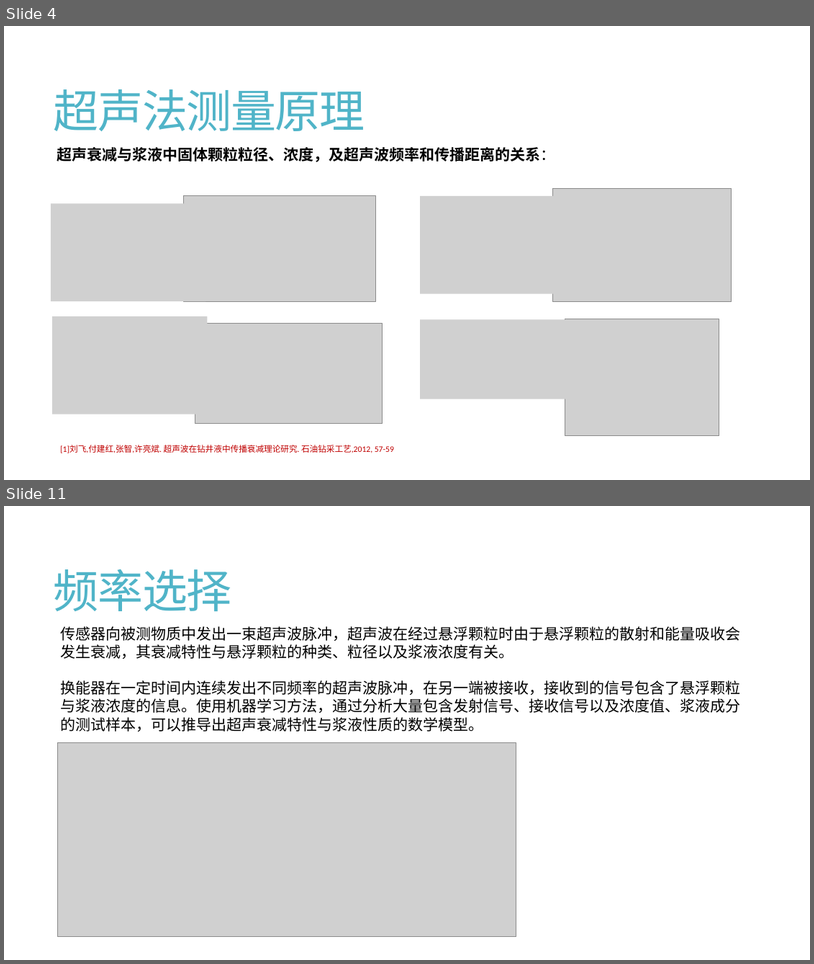
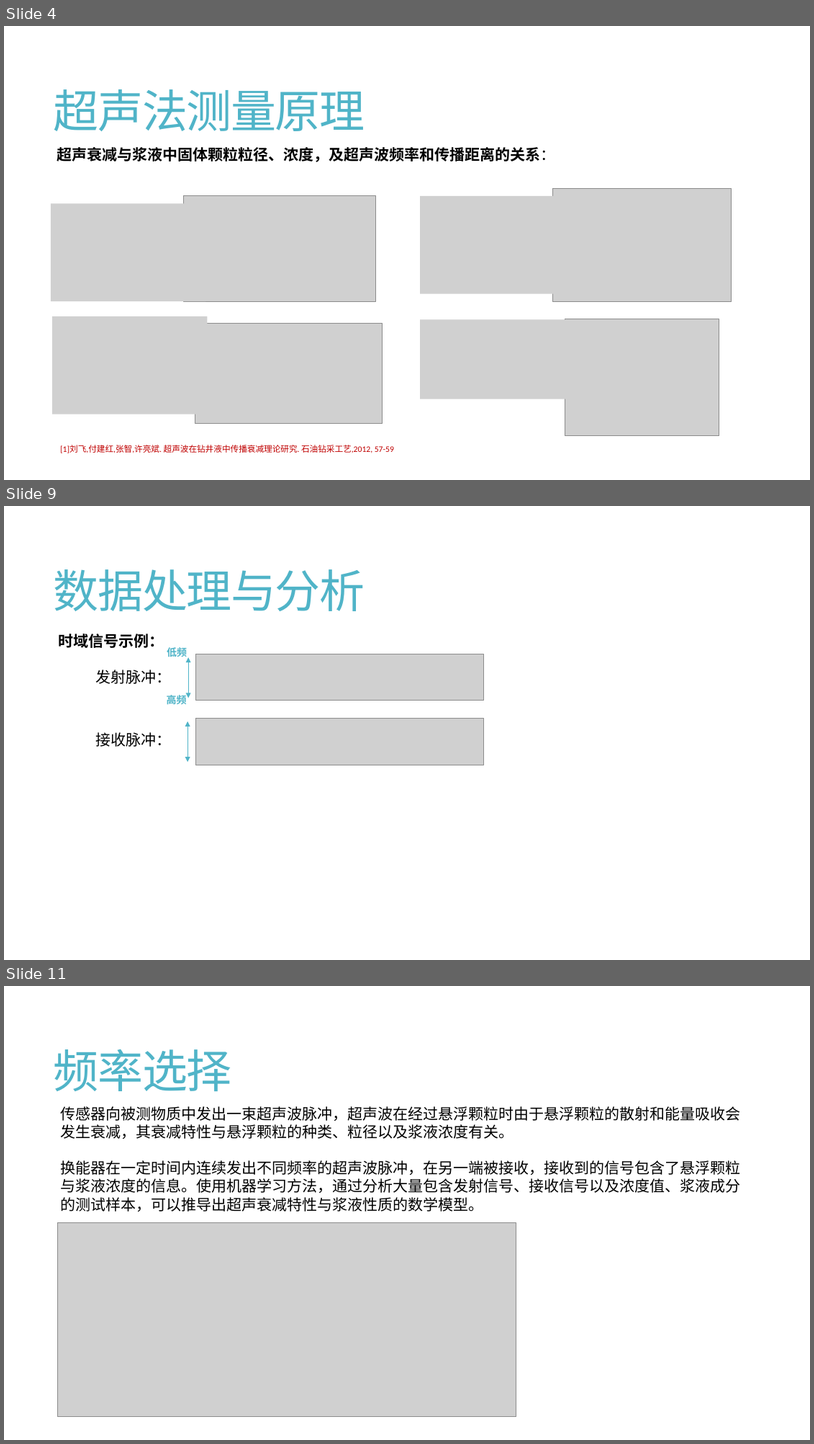
Before and after one commit to Travis-MA/UltrasonicConcMeter, a slide deck: 机器学习超声波浓度计.pptx. Shown one above the other, each under a label of ours: slides 4 and 11 before the commit, slides 4, 9 and 11 after it; the slides between them are not shown. The pictures are 814x964 and 814x1444 pixels, drawn with LibreOffice and Linux fonts; fonts in the diff are those of the drawing; grey boxes stand for pictures. Boxes give left, top, right and bottom in pixels: in the first picture for what was removed or moved away, otherwise in the second. Text is boxed around its words. In the diff, an @@ line names an element or a change of style, - is before the commit and + after.

```diff
--- a/机器学习超声波浓度计.pptx
+++ b/机器学习超声波浓度计.pptx
@@ slide 9 added at box(4, 506, 810, 960), background #FFFFFF @@
@@ title added at box(54, 569, 365, 611), 54 pt, text #50B4C8 @@
+数据处理与分析
@@ text added at box(58, 633, 164, 648), 18 pt, text #000000, bold @@
+时域信号示例：
@@ text added at box(167, 647, 187, 656), 12 pt, text #50B4C8, bold @@
+低频
@@ picture added at box(196, 654, 484, 700) @@
@@ text added at box(96, 669, 172, 684), 18 pt, text #000000 @@
+发射脉冲：
@@ double arrow added from (188, 657) to (188, 698), #50B4C8 0.75 pt @@
@@ text added at box(167, 693, 187, 706), 12 pt, text #50B4C8, bold @@
+高频
@@ double arrow added from (188, 721) to (188, 762), #50B4C8 0.75 pt @@
@@ picture added at box(196, 718, 484, 765) @@
@@ text added at box(96, 732, 172, 746), 18 pt, text #000000 @@
+接收脉冲：
```
Also in this commit, not shown: 7 slides changed, 1 slide removed, 4 other files.
